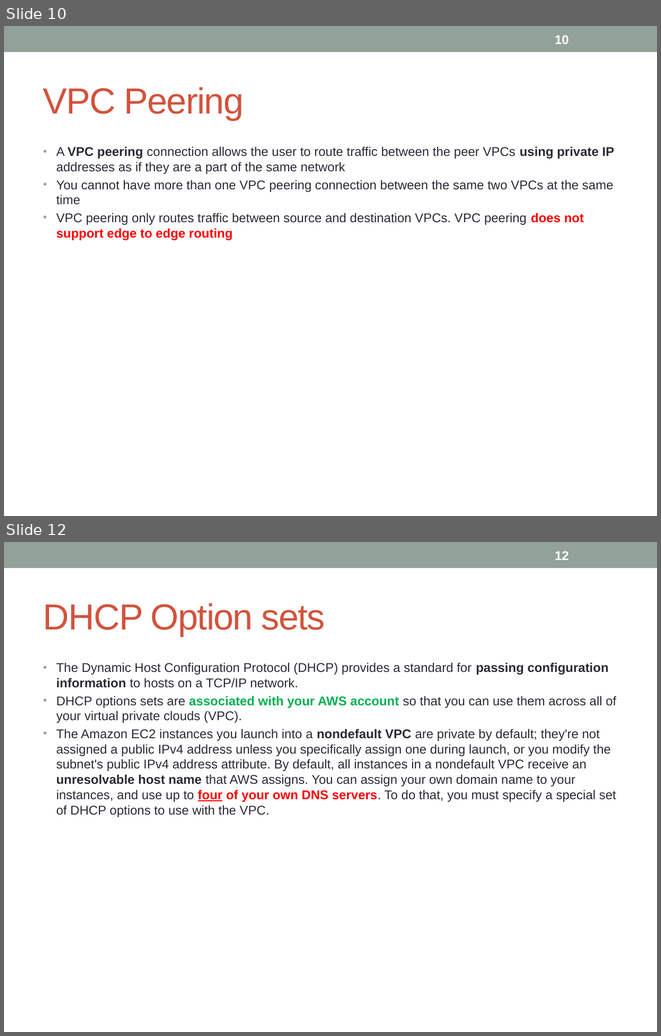
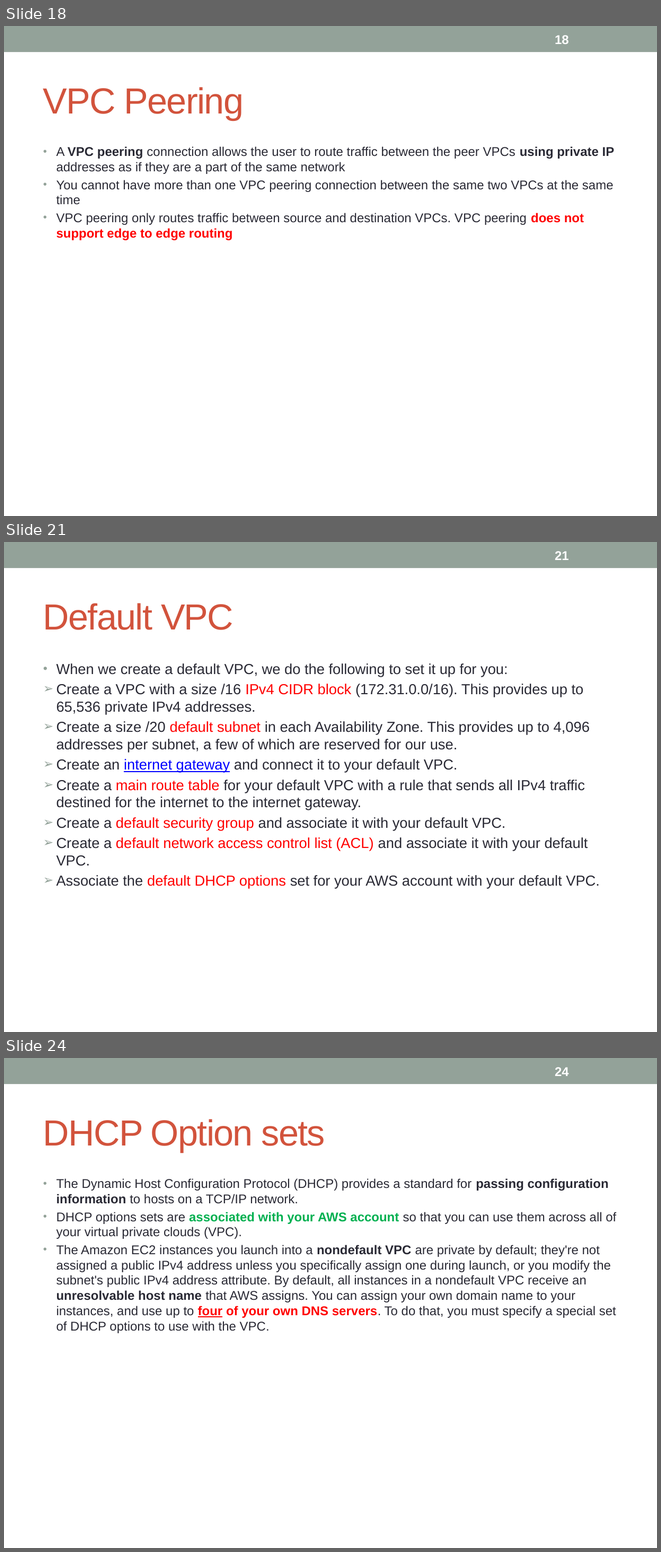
Before and after one commit to notionquest/ProjectDocumentation, a slide deck: AWS_Solution_Architect.pptx. Shown one above the other, each under a label of ours: slides 10 and 12 before the commit, slides 18, 21 and 24 after it; the slides between them are not shown. The pictures are 661x1036 and 661x1552 pixels, drawn with LibreOffice and Linux fonts; fonts in the diff are those of the drawing. Boxes give left, top, right and bottom in pixels: in the first picture for what was removed or moved away, otherwise in the second. Text is boxed around its words. In the diff, an @@ line names an element or a change of style, - is before the commit and + after.

Commit message:
direct connect

```diff
--- a/AWS_Solution_Architect.pptx
+++ b/AWS_Solution_Architect.pptx
@@ slide 21 added at <box>4,542,657,1032</box>, background #FFFFFF; not listed: 1 template element that a slide beside it also shows @@
@@ page number added at <box>555,551,569,560</box>, 14 pt, text #FFFFFF, bold @@
+21
@@ title added at <box>43,603,233,630</box>, 40 pt, text #D2533C @@
+Default VPC
@@ text added at <box>56,663,600,889</box>, 16 pt, text #292934 @@
+• When we create a default VPC, we do the following to set it up for you:
+➢ Create a VPC with a size /16 IPv4 CIDR block (172.31.0.0/16). This provides up to 65,536 private IPv4 addresses.
+➢ Create a size /20 default subnet in each Availability Zone. This provides up to 4,096 addresses per subnet, a few of which are reserved for our use.
+➢ Create an internet gateway and connect it to your default VPC.
+➢ Create a main route table for your default VPC with a rule that sends all IPv4 traffic destined for the internet to the internet gateway.
+➢ Create a default security group and associate it with your default VPC.
+➢ Create a default network access control list (ACL) and associate it with your default VPC.
+➢ Associate the default DHCP options set for your AWS account with your default VPC.
@@ what was slide 10 is now slide 18 @@
@@ page number at <box>555,35,569,44</box>: text changed @@
-10
+18
@@ what was slide 12 is now slide 24 @@
@@ page number at <box>555,1067,569,1076</box>: text changed @@
-12
+24
```
Also in this commit, not shown: 19 slides changed, 18 other slides added.
